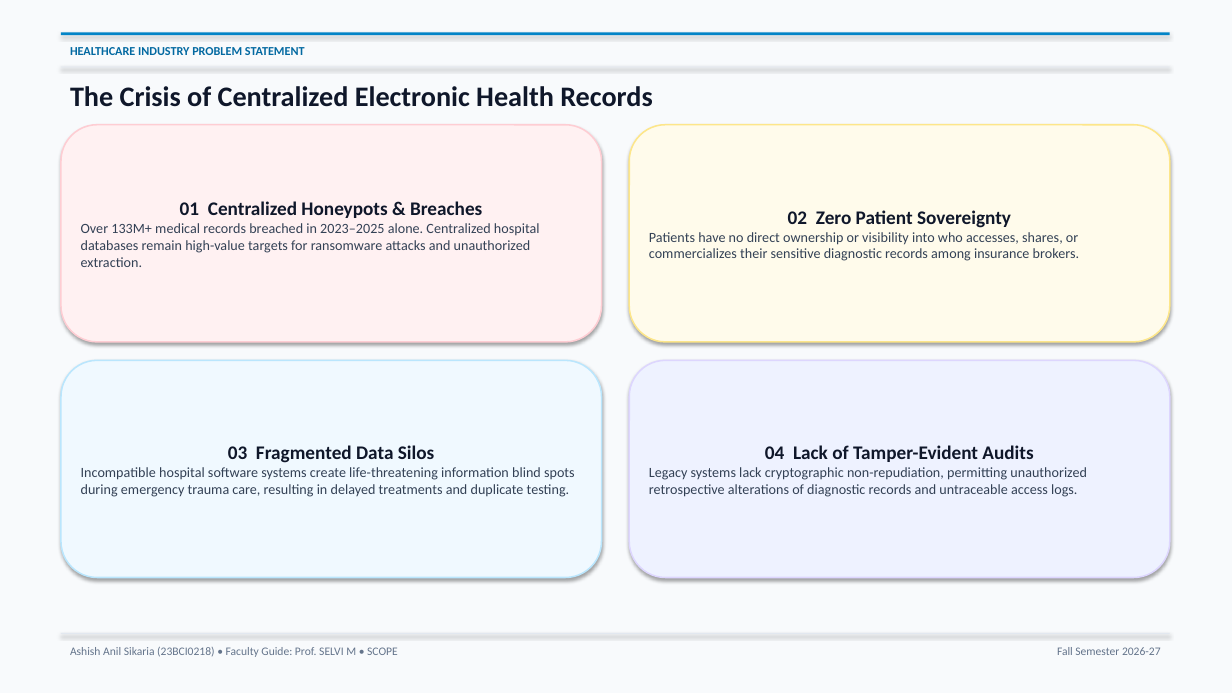
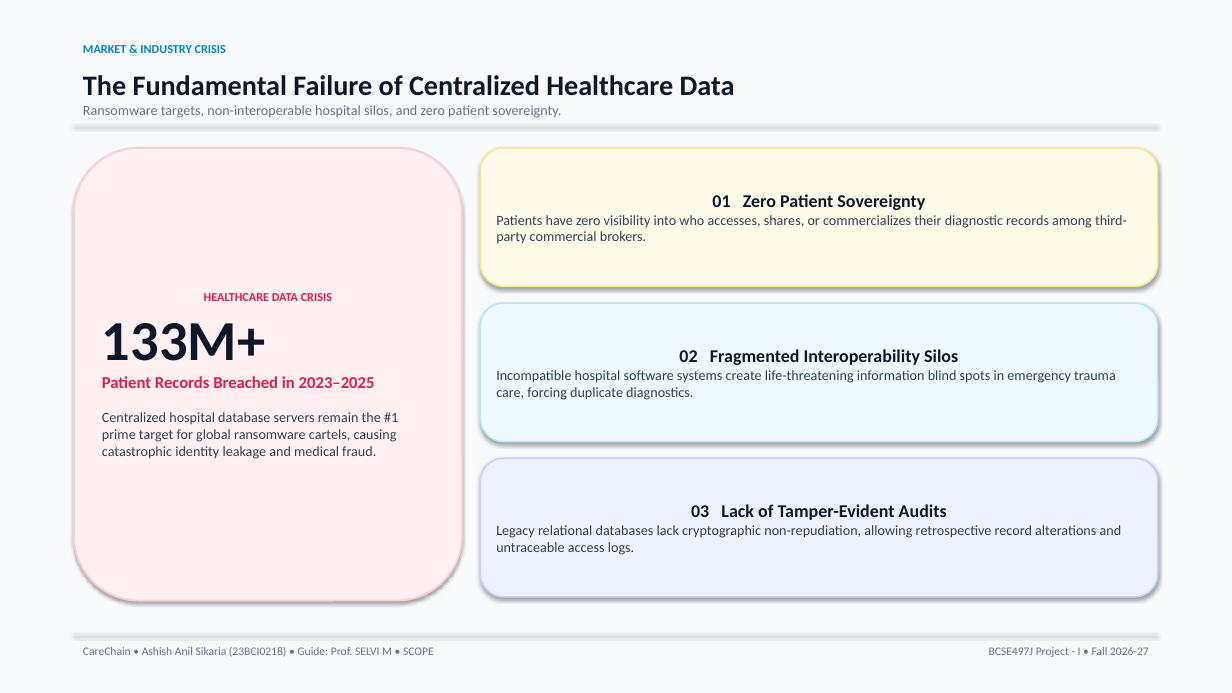
Before and after one commit to ashishanilsikaria/CareChain, a slide deck: slide 3 of docs/presentation/CareChain_Presentation.pptx. Drawn at 1232x693 pixels with LibreOffice and Linux fonts; fonts in the diff are those of the drawing. Boxes give left, top, right and bottom in pixels: in the first picture for what was removed or moved away, otherwise in the second. Text is boxed around its words. In the diff, an @@ line names an element or a change of style, - is before the commit and + after.

Commit message:
refactor(presentation): redesign deck to executive McKinsey/Apple healthtech standard with authentic UN SDG branding

```diff
--- a/docs/presentation/CareChain_Presentation.pptx
+++ b/docs/presentation/CareChain_Presentation.pptx
@@ text "MARKET & INDUSTRY CRISIS": place and size @@
-text "MARKET & INDUSTRY CRISIS" at box(61, 32, 1170, 35)
+text "MARKET & INDUSTRY CRISIS" at box(83, 45, 226, 53)
@@ text "MARKET & INDUSTRY CRISIS" at box(83, 45, 226, 53): fill #0284C7 to none; shadow off @@
@@ text at box(83, 45, 226, 53): text added @@
+MARKET & INDUSTRY CRISIS
@@ text removed at box(70, 86, 653, 107) @@
-The Crisis of Centralized Electronic Health Records
@@ text at box(83, 75, 735, 118): text changed; size 9.5 to 11 pt; text colour #0369A1 to #64748B; bold off @@
-HEALTHCARE INDUSTRY PROBLEM STATEMENT
+The Fundamental Failure of Centralized Healthcare Data
+Ransomware targets, non-interoperable hospital silos, and zero patient sovereignty.
@@ rounded rectangle removed at box(61, 125, 602, 342) @@
-01 Centralized Honeypots & Breaches
-Over 133M+ medical records breached in 2023–2025 alone. Centralized hospital databases remain high-value targets for ransomware attacks and unauthorized extraction.
@@ rectangle: place and size @@
-rectangle at box(61, 67, 1170, 67)
+rectangle at box(74, 125, 1158, 126)
@@ rounded rectangle added at box(74, 148, 462, 601), fill #FFF1F2, outline #FECDD3 1.5 pt, 11 pt, text #334155 @@
+HEALTHCARE DATA CRISIS
+133M+
+Patient Records Breached in 2023–2025
+Centralized hospital database servers remain the #1 prime target for global ransomware cartels, causing catastrophic identity leakage and medical fraud.
@@ rounded rectangle "01 Zero Patient Sovereignty": place and size @@
-rounded rectangle "01 Zero Patient Sovereignty" at box(629, 125, 1170, 342)
+rounded rectangle "01 Zero Patient Sovereignty" at box(481, 148, 1158, 287)
@@ text in rounded rectangle at box(496, 194, 1127, 244): text changed @@
-02 Zero Patient Sovereignty
-Patients have no direct ownership or visibility into who accesses, shares, or commercializes their sensitive diagnostic records among insurance brokers.
+01 Zero Patient Sovereignty
+Patients have zero visibility into who accesses, shares, or commercializes their diagnostic records among third-party commercial brokers.
@@ rounded rectangle "02 Fragmented Interoperability Silos": place and size @@
-rounded rectangle "02 Fragmented Interoperability Silos" at box(61, 360, 602, 578)
+rounded rectangle "02 Fragmented Interoperability Silos" at box(481, 303, 1158, 442)
@@ text in rounded rectangle at box(496, 349, 1116, 400): text changed @@
-03 Fragmented Data Silos
-Incompatible hospital software systems create life-threatening information blind spots during emergency trauma care, resulting in delayed treatments and duplicate testing.
+02 Fragmented Interoperability Silos
+Incompatible hospital software systems create life-threatening information blind spots in emergency trauma care, forcing duplicate diagnostics.
@@ rounded rectangle "03 Lack of Tamper-Evident Audits": place and size @@
-rounded rectangle "03 Lack of Tamper-Evident Audits" at box(629, 360, 1170, 578)
+rounded rectangle "03 Lack of Tamper-Evident Audits" at box(481, 458, 1158, 597)
@@ rounded rectangle "03 Lack of Tamper-Evident Audits" at box(481, 458, 1158, 597): outline #DDD6FE 1.2 pt to #C7D2FE 1.2 pt @@
@@ text in rounded rectangle at box(496, 504, 1122, 555): text changed @@
-04 Lack of Tamper-Evident Audits
-Legacy systems lack cryptographic non-repudiation, permitting unauthorized retrospective alterations of diagnostic records and untraceable access logs.
+03 Lack of Tamper-Evident Audits
+Legacy relational databases lack cryptographic non-repudiation, allowing retrospective record alterations and untraceable access logs.
@@ rectangle: place and size @@
-rectangle at box(61, 633, 1170, 634)
+rectangle at box(74, 633, 1158, 634)
@@ text at box(83, 647, 434, 657): text changed @@
-Ashish Anil Sikaria (23BCI0218) • Faculty Guide: Prof. SELVI M • SCOPE
+CareChain • Ashish Anil Sikaria (23BCI0218) • Guide: Prof. SELVI M • SCOPE
@@ text at box(989, 647, 1149, 657): text changed @@
-Fall Semester 2026-27
+BCSE497J Project - I • Fall 2026-27
```
Also in this commit, not shown: 9 other slides changed, 2 other files.
